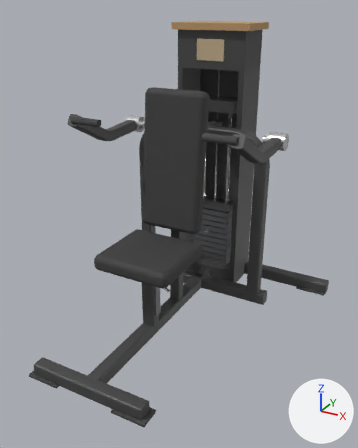
Two versions of the glTF model catalogs/ludus/models/LD-B006/model.glb, one commit apart.
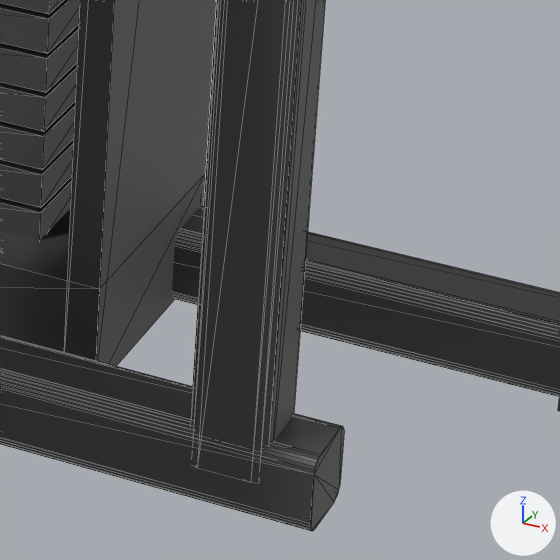
Old and new are each drawn whole from a 50 mm camera at (1.21, -2.059, 1.62) aimed at (0.094, -0.03, 0.606) and again close up on the part from 62% to 83% of the width and 52% to 69% of the height. The lights are fixed; the arrows at lower right show +X, +Y and +Z. The older version's two pictures come first. The close-ups show mesh edges as thin lines. Where no turn or scale is listed for an object, it has been applied to the vertices.

The first close-up shows 'Mesh_0', 'arch_tube', 'base_rear', 'stack_plate_01', 'stack_plate_02', 'stack_plate_03', 'stack_plate_04', 'stack_plate_05', 'stack_plate_06', 'tower_foot', 'tower_side.001' and 1 more.
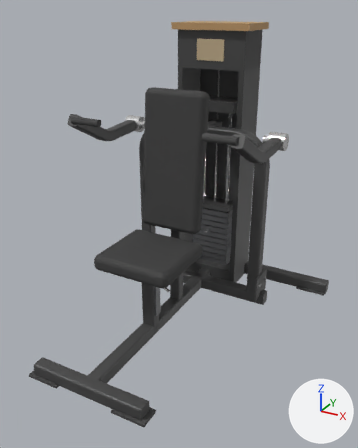
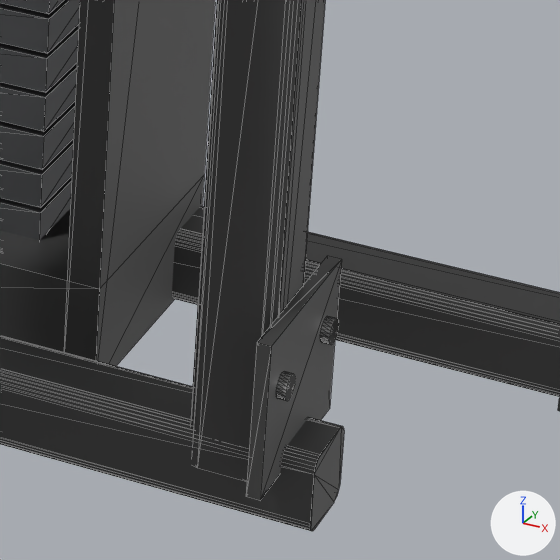
Boxes (x1, y1, x2, y2) around the edits, measured in the close-ups (560 x 560 px):
'gusset', added
    after: (246, 256, 342, 501)
'bolt.001', added
    after: (276, 371, 296, 401)
'bolt', added
    after: (320, 316, 339, 345)

The change, as a list of edits to the scene's bpy script:
```text
Add ob_bolt_001:
    ob_bolt_001 = bpy.data.objects.new('bolt.001', me_mesh_5)
    ob_bolt_001.parent = ob_arm_support
    ob_bolt_001.location = (0.416, 0.5, 0.14)
    ob_bolt_001.rotation_euler = (-1.571, 0.0, -1.571)  # degrees (-90, 0, -90)
    ob_bolt_001.scale = (0.022, 0.022, 0.008)
Add ob_bolt:
    ob_bolt = bpy.data.objects.new('bolt', me_mesh_5)
    ob_bolt.parent = ob_arm_support
    ob_bolt.location = (0.416, 0.6, 0.14)
    ob_bolt.rotation_euler = (-1.571, 0.0, -1.571)  # degrees (-90, 0, -90)
    ob_bolt.scale = (0.022, 0.022, 0.008)
Add ob_gusset:
    ob_gusset = bpy.data.objects.new('gusset', me_mesh_2)
    ob_gusset.parent = ob_arm_support
    ob_gusset.location = (0.406, 0.55, 0.12)
    ob_gusset.scale = (0.012, 0.16, 0.14)
```
